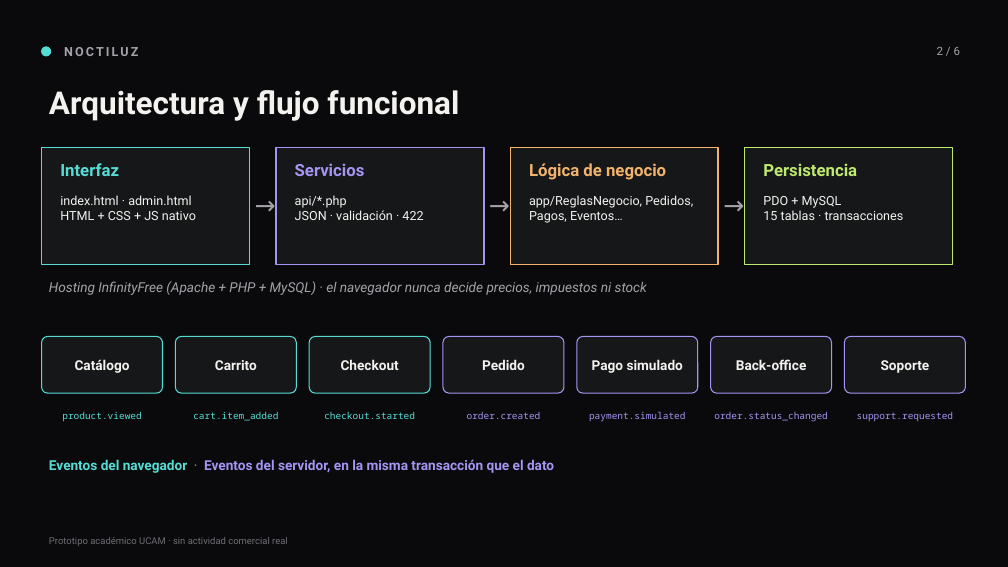
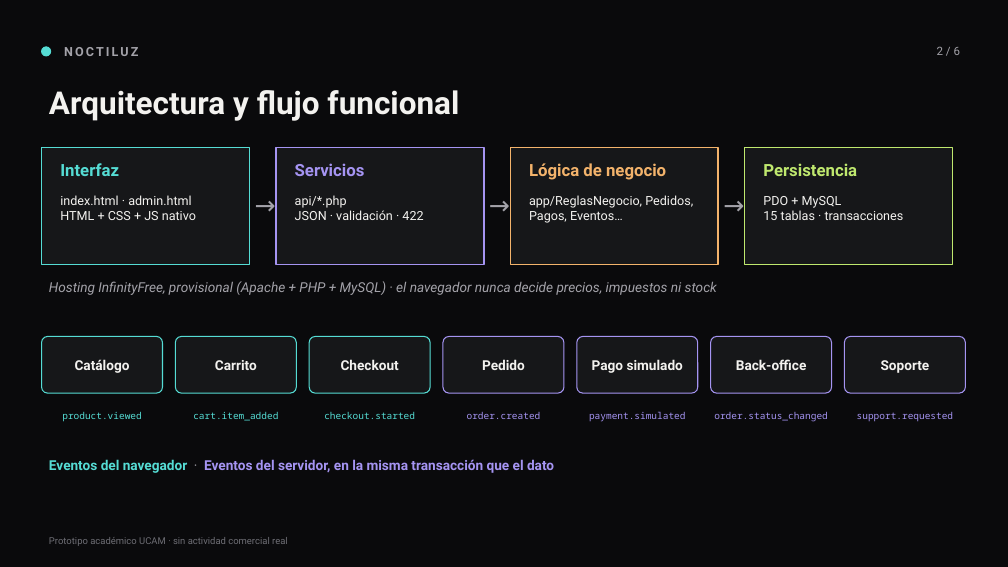
Before and after one commit to luisgabu0-gif/noctiluz-ucam, a slide deck: slide 2 of docs/Diapositivas_NOCTILUZ.pptx. Drawn at 1008x567 pixels with LibreOffice and Linux fonts; fonts in the diff are those of the drawing. Boxes give left, top, right and bottom in pixels: in the first picture for what was removed or moved away, otherwise in the second. Text is boxed around its words. In the diff, an @@ line names an element or a change of style, - is before the commit and + after.

```diff
--- a/docs/Diapositivas_NOCTILUZ.pptx
+++ b/docs/Diapositivas_NOCTILUZ.pptx
@@ text at [49, 281, 717, 295]: text changed @@
-Hosting InfinityFree (Apache + PHP + MySQL) · el navegador nunca decide precios, impuestos ni stock
+Hosting InfinityFree, provisional (Apache + PHP + MySQL) · el navegador nunca decide precios, impuestos ni stock
```
Also in this commit, not shown: 1 other slide changed.
